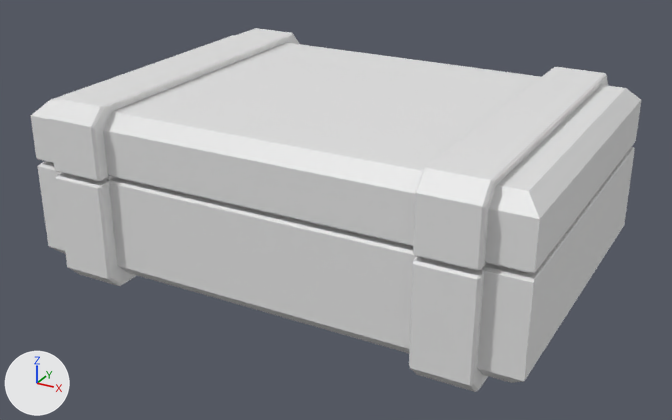
The Blender file assets/toolbox.blend, before and after one commit.
Before and after are seen from a 50 mm lens placed at (3.0, -5.57, 3.1), pointed at (0.0, -0.12, 0.37). The axes (+X, +Y, +Z) are drawn at lower left. The lights are the same throughout.

Names of what the first picture shows: 'Lid', 'base'.
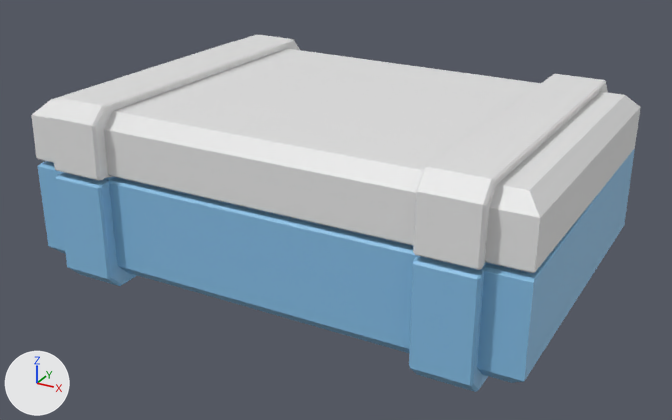
Commit message: Added first materials

What differs and where, as boxes (x1, y1, x2, y2) in the pictures (672 x 420 px):
'Lid', moved, turned
    before: (31, 28, 641, 274)
    after: (31, 34, 641, 273)
'base', recoloured (white to blue)
    both: (38, 147, 635, 392)

The change, as a diff of the scene's bpy script:
```diff
--- a/assets/toolbox.blend.py
+++ b/assets/toolbox.blend.py
@@ mat_metallic_new_aluminium @@
+mat_metallic_new_aluminium = principled_material('Metallic_New_Aluminium')
+mat_metallic_new_aluminium.base_color = (0.241, 0.525, 0.8)  # blue #87c0e7
@@ me_cube @@
 me_cube.from_pydata(...)  # 245 vertices, 217 faces, 1 loose edge; spans x -1.8..1.7, y -1.31..1.31, z -0.76..0.05
-me_cube.materials.append(mat_material)  # white #e7e7e7
+me_cube.materials.append(mat_metallic_new_aluminium)  # blue #87c0e7
@@ ob_lid @@
 ob_lid = bpy.data.objects.new('Lid', me_cube_001)
-ob_lid.location = (0.0, 0.0, 0.717)
+ob_lid.location = (0.0, -0.002, 0.691)
+ob_lid.rotation_euler = (-6.308, 0.0, 0.0)  # degrees (359, 0, 0)
 _m = ob_lid.modifiers.new('Mirror', 'MIRROR')
```
